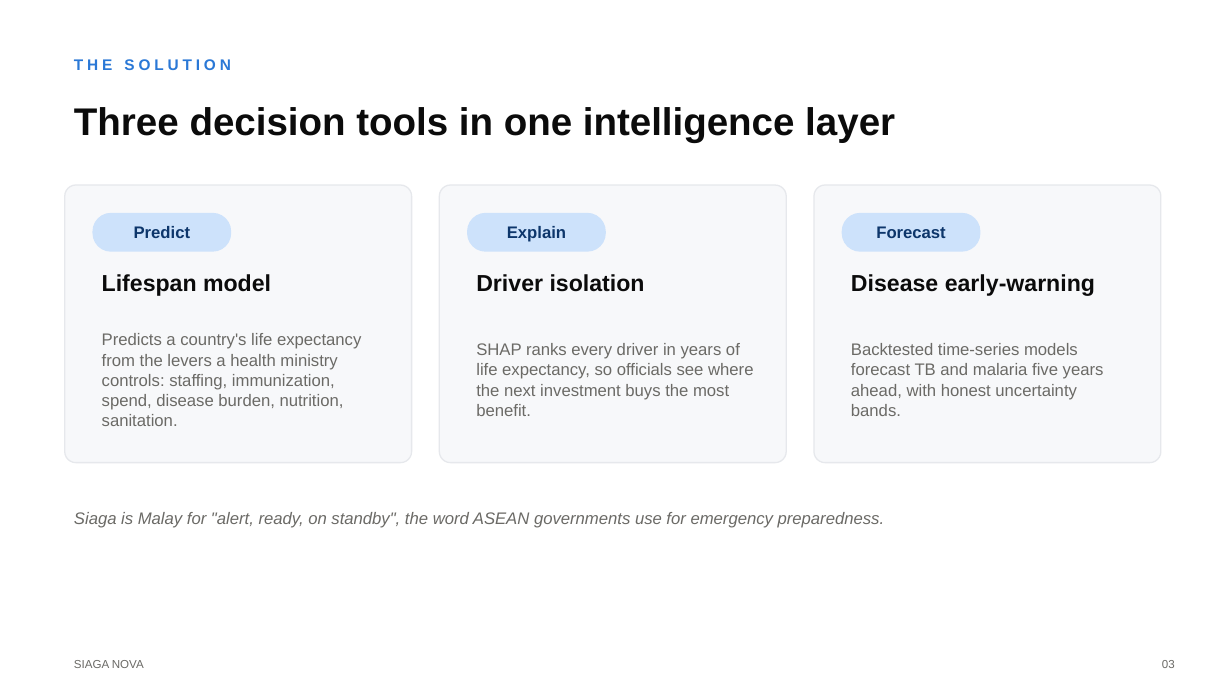
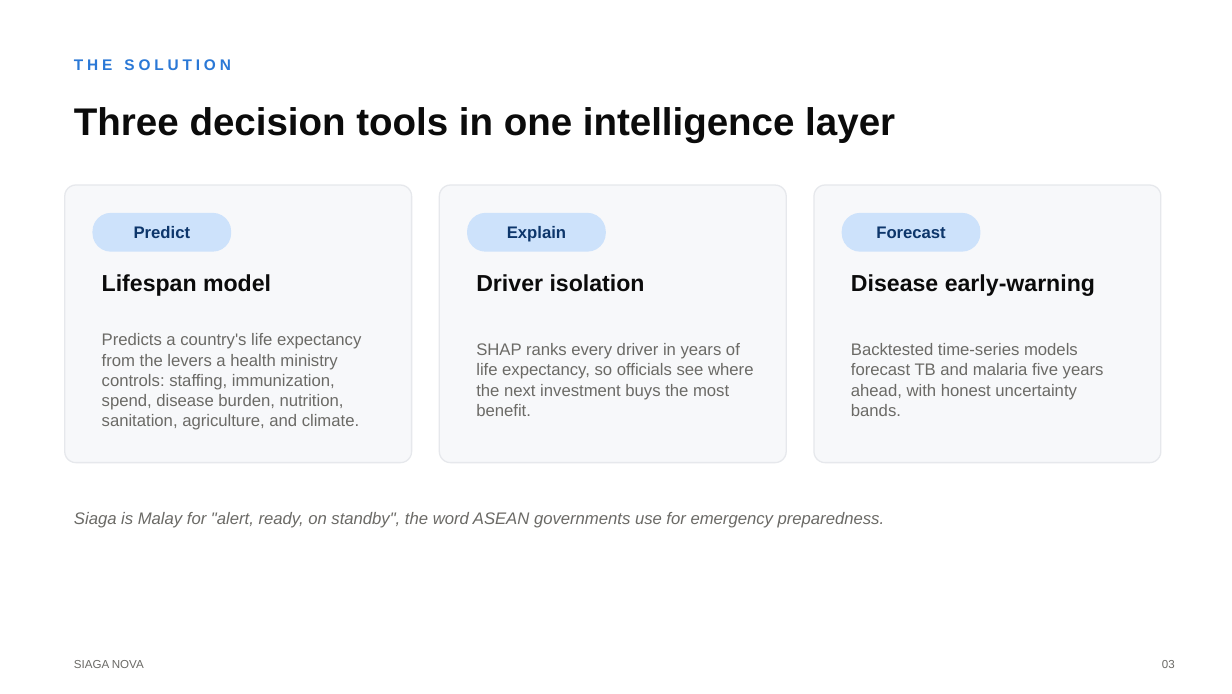
Before and after one commit to davidAg9/siaga_nova, a slide deck: slide 3 of presentation/siaga_nova_deck.pptx. Drawn at 1232x694 pixels with LibreOffice and Linux fonts; fonts in the diff are those of the drawing. Boxes give left, top, right and bottom in pixels: in the first picture for what was removed or moved away, otherwise in the second. Text is boxed around its words. In the diff, an @@ line names an element or a change of style, - is before the commit and + after.

```diff
--- a/presentation/siaga_nova_deck.pptx
+++ b/presentation/siaga_nova_deck.pptx
@@ text at box(102, 333, 361, 430): text changed @@
-Predicts a country's life expectancy from the levers a health ministry controls: staffing, immunization, spend, disease burden, nutrition, sanitation.
+Predicts a country's life expectancy from the levers a health ministry controls: staffing, immunization, spend, disease burden, nutrition, sanitation, agriculture, and climate.
```
Also in this commit, not shown: 5 other slides changed, 2 other files.
